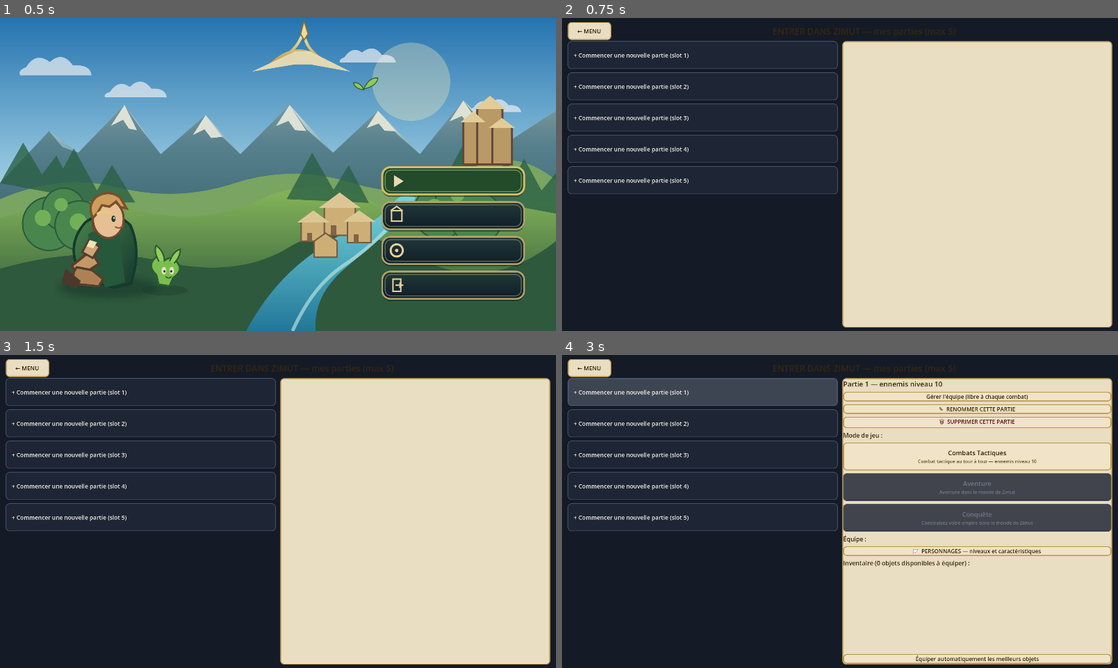
Above: before the commit, frames 1-4 (two rows, left to right).
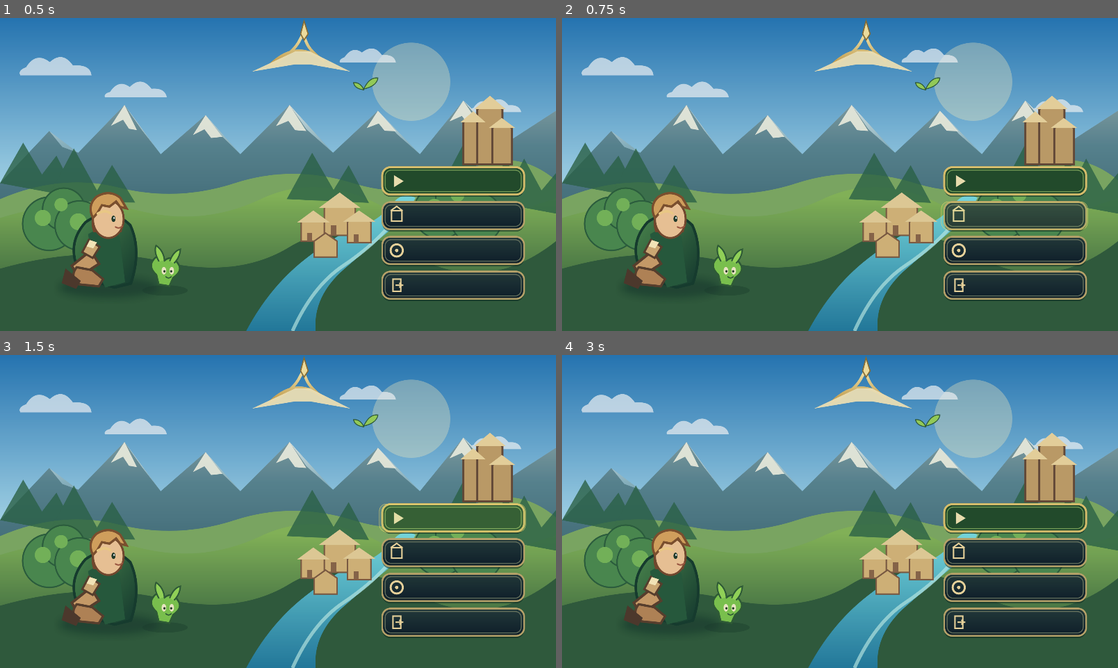
Above: after the commit, the same moments.

Repository: CharlieG42/Zimut
Game: Godot game, scene res://scenes/MainMenu.tscn
Same seed, same stepped clock (60 frames per second), same inputs: the game is played once before the commit and once after it.
Inputs (mouse positions are in pixels of both pictures, inside the frame that each line leads up to):
- Up to frame 1 (0.5 s): no input
- Up to frame 2 (0.75 s): click (1012, 215) at 0.5 s
- Up to frame 3 (1.5 s): click (450, 517) at 1.27 s
- Up to frame 4 (3 s): click (1012, 517) at 2.02 s; click (701, 392) at 2.75 s, where only the run before the commit has a clickable "+ Commencer une nouvelle part…"

Frame 1 is identical in both runs. In frame 2, 99% of the frame differs, in the area x 0-100%, y 0-100%; in frame 3, 99%; in frame 4, 99%.
Error after the commit: Invalid assignment of property or key 'menu_intent' with value of type 'String' on a base object of type 'Node (GameManager.gd)'. (res://scripts/MainMenuUI.gd:…

Commit message:
Improve main menu save flow and preload artwork

Diff:
--- a/prototype/zimut/scripts/MainMenuUI.gd
+++ b/prototype/zimut/scripts/MainMenuUI.gd
@@ -1,10 +1,10 @@
 extends CanvasLayer
 
 ## MainMenuUI.gd — Écran d'accueil illustré de Zimut.
-## L'illustration porte les libellés visuels ; des zones interactives transparentes
-## conservent de vrais boutons Godot et restent compatibles avec les builds Android.
+## Les plaques sont dessinées dans le SVG ; les zones interactives restent de vrais
+## contrôles Godot afin de fonctionner avec la souris, le tactile et les builds Android.
 
-const BG_PATH := "res://assets/ui/main_menu_bg.svg"
+const BG_TEXTURE: Texture2D = preload("res://assets/ui/main_menu_bg.svg")
 
 func _ready() -> void:
 	layer = 10
@@ -20,28 +20,54 @@
 	bg.expand_mode = TextureRect.EXPAND_IGNORE_SIZE
 	bg.stretch_mode = TextureRect.STRETCH_SCALE
 	bg.mouse_filter = Control.MOUSE_FILTER_IGNORE
-	var texture: Texture2D = load(BG_PATH) as Texture2D
-	if texture != null:
-		bg.texture = texture
-	else:
-		push_error("Illustration du menu introuvable : " + BG_PATH)
-		var fallback := ColorRect.new()
-		fallback.color = Color("#1c3540")
-		fallback.set_anchors_and_offsets_preset(Control.PRESET_FULL_RECT)
-		root.add_child(fallback)
+	bg.texture = BG_TEXTURE
 	root.add_child(bg)
 
-	# Les hitboxes recouvrent les quatre plaques peintes dans l'illustration.
-	_add_menu_hitbox(root, "NouvellePartie", 0.682, 0.475, 0.946, 0.566, func() -> void:
-		GameManager.active_save = {}
-		GameManager.active_slot = -1
-		get_tree().change_scene_to_file("res://scenes/SaveSlots.tscn"))
-	_add_menu_hitbox(root, "Continuer", 0.682, 0.586, 0.946, 0.677, func() -> void:
-		get_tree().change_scene_to_file("res://scenes/SaveSlots.tscn"))
+	# Les zones sont relatives à la fenêtre : elles restent alignées sur les plaques
+	# peintes même si la résolution ou le ratio de l'écran Android change.
+	_add_menu_hitbox(root, "NouvellePartie", 0.682, 0.475, 0.946, 0.566, _start_new_game)
+	_add_menu_hitbox(root, "Continuer", 0.682, 0.586, 0.946, 0.677, _continue_game)
 	_add_menu_hitbox(root, "Options", 0.682, 0.697, 0.946, 0.788, func() -> void:
 		get_tree().change_scene_to_file("res://scenes/Settings.tscn"))
 	_add_menu_hitbox(root, "Quitter", 0.682, 0.808, 0.946, 0.900, func() -> void:
 		get_tree().quit())
+
+
+func _start_new_game() -> void:
+	GameManager.active_save = {}
+	GameManager.active_slot = -1
+	GameManager.clear_custom_team()
+	GameManager.menu_intent = "new"
+	get_tree().change_scene_to_file("res://scenes/SaveSlots.tscn")
+
+
+## Reprend la sauvegarde la plus récemment modifiée, puis rouvre la sélection d'équipe
+## (qui restaure l'équipe enregistrée avant le prochain combat).
+func _continue_game() -> void:
+	var saves: Array = ProgressionManager.list_saves()
+	if saves.is_empty():
+		# Première visite : le bouton Continuer propose simplement de créer la partie.
+		_start_new_game()
+		return
+
+	var latest: Dictionary = saves[0]
+	for entry: Dictionary in saves:
+		if String(entry.get("timestamp", "")) > String(latest.get("timestamp", "")):
+			latest = entry
+
+	var slot: int = int(latest.get("id", -1))
+	var data: Dictionary = ProgressionManager.load_save(slot)
+	if slot < 0 or data.is_empty():
+		# Sauvegarde devenue illisible : revenir au gestionnaire sans écraser de données.
+		GameManager.menu_intent = ""
+		get_tree().change_scene_to_file("res://scenes/SaveSlots.tscn")
+		return
+
+	GameManager.active_slot = slot
+	GameManager.active_save = data
+	GameManager.clear_custom_team()
+	GameManager.menu_intent = ""
+	get_tree().change_scene_to_file("res://scenes/TeamSelection.tscn")
 
 
 func _add_menu_hitbox(parent: Control, node_name: String, left: float, top: float, right: float, bottom: float, action: Callable) -> void:
